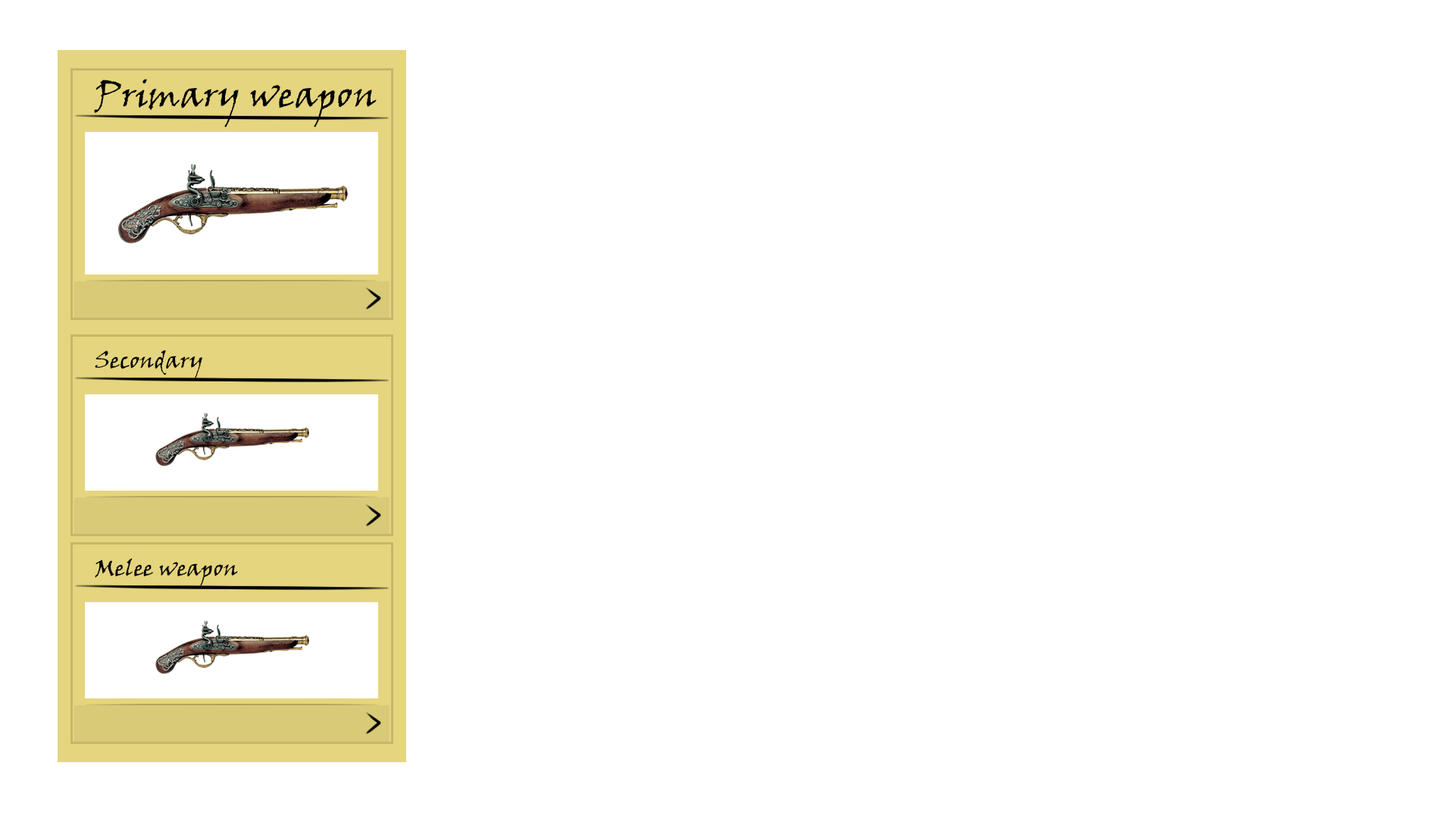
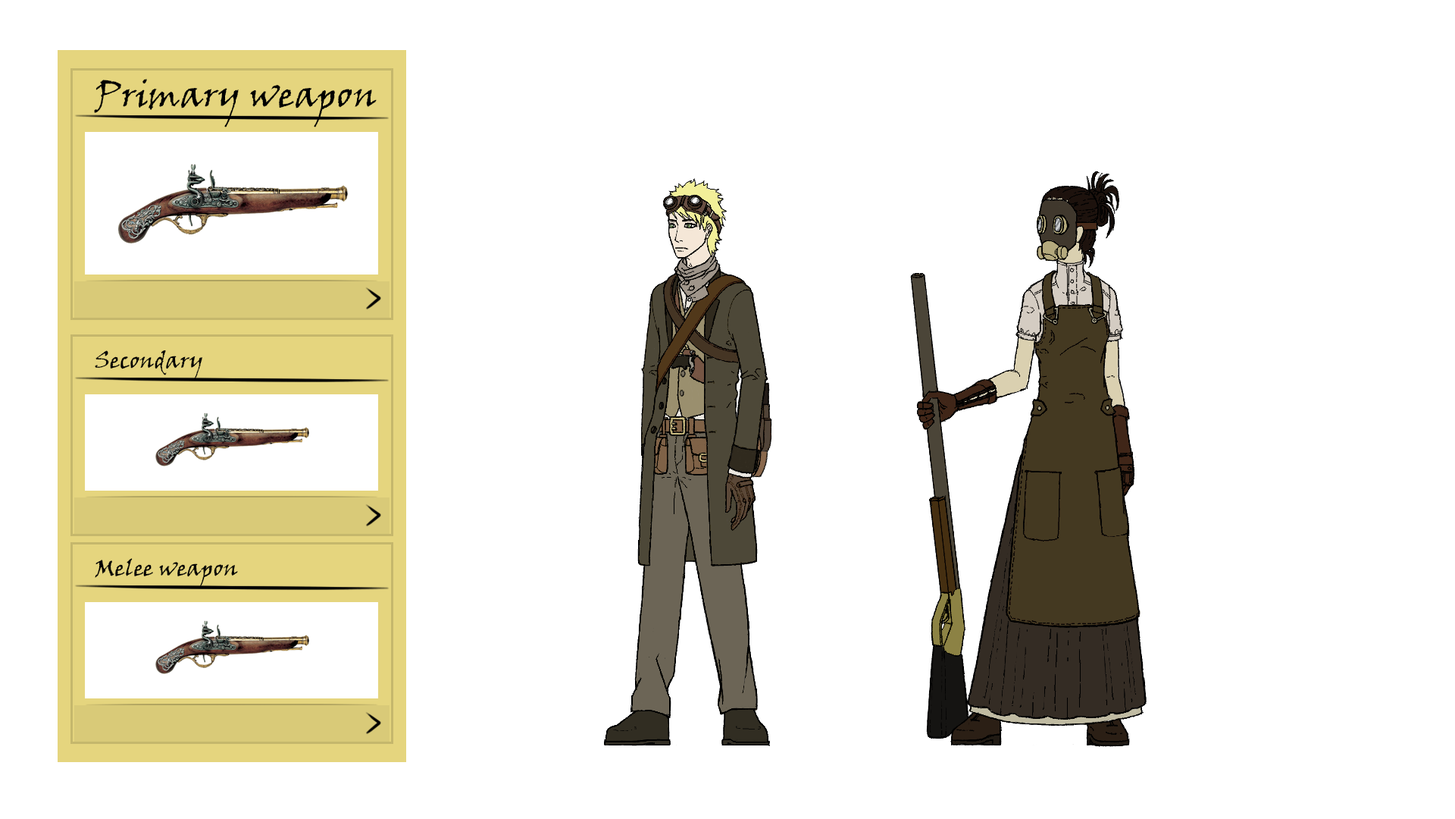
Layers edited between the first and the second 1455×819 image:
added layer "Lag 1" above "Baggrund" over [604, 170, 1147, 747]
showed "Baggrund" over [604, 170, 1147, 747]
